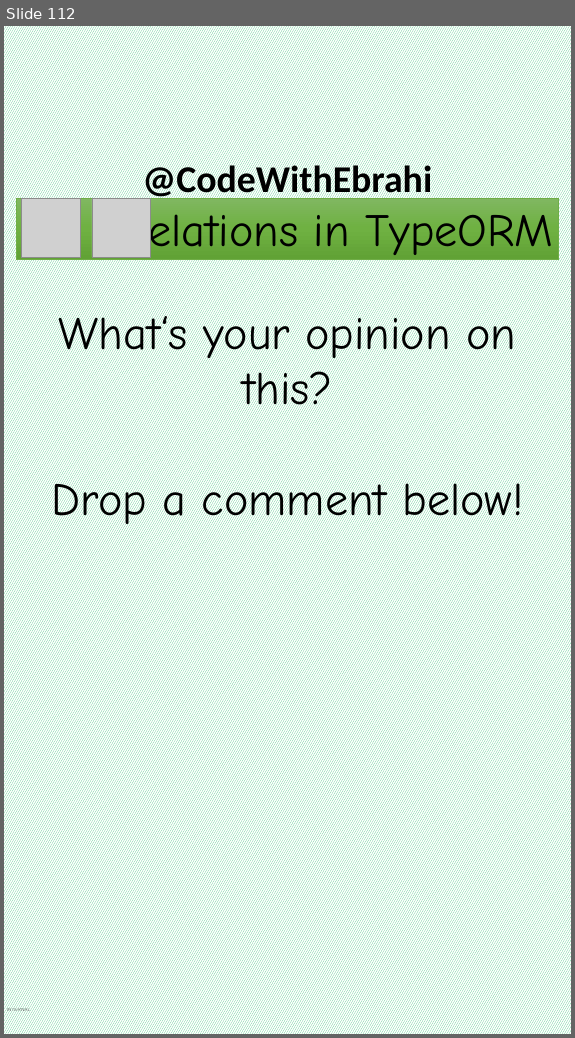
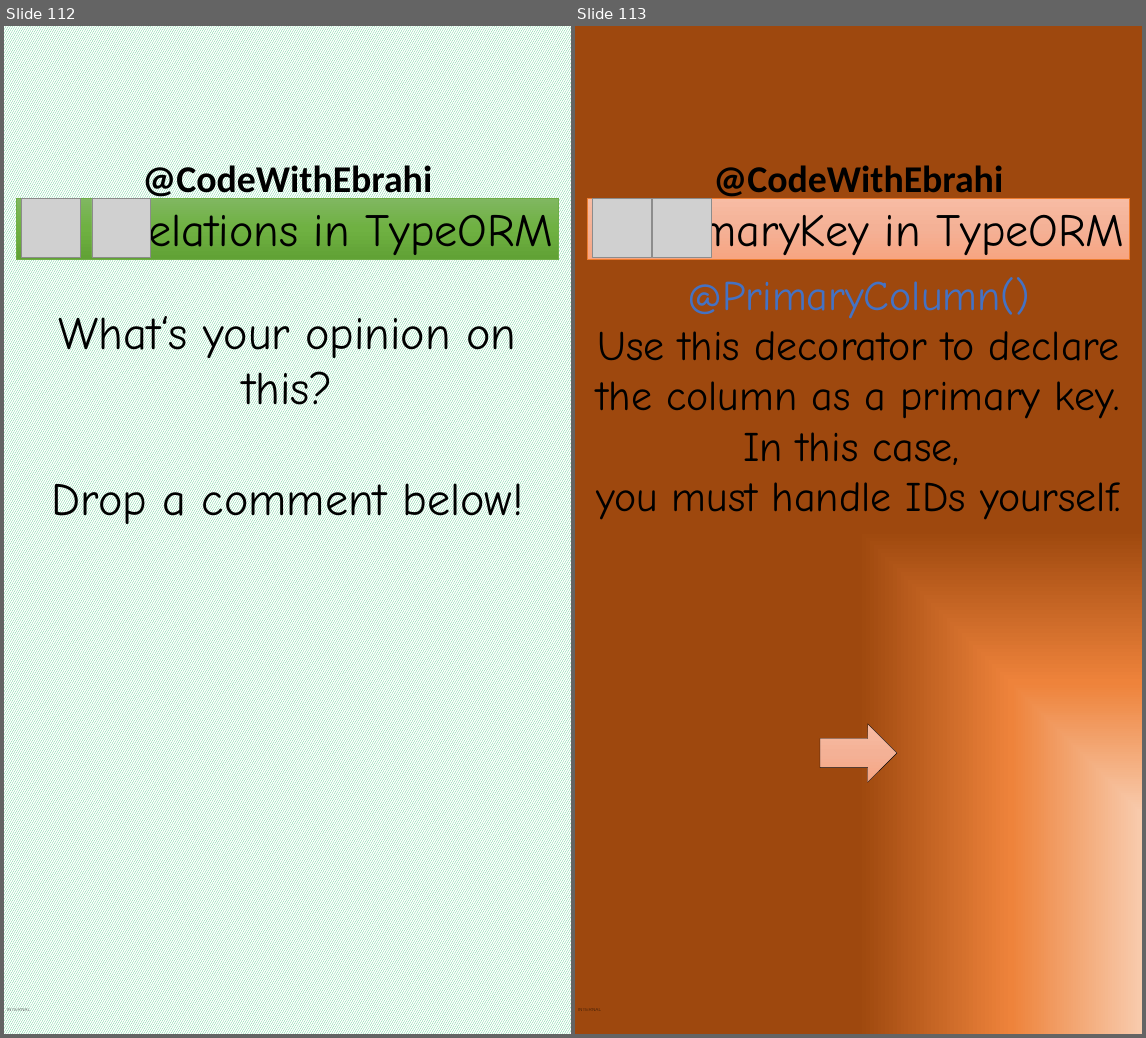
Before and after one commit to ebrahimsalehi1/python_codes, a slide deck: assets/images.pptx. Shown side by side, each under a label of ours: slide 112 before the commit, slides 112 and 113 after it. The pictures are 575x1038 and 1146x1038 pixels, drawn with LibreOffice and Linux fonts; fonts in the diff are those of the drawing; grey boxes stand for pictures; background and template pictures are left out. Boxes give left, top, right and bottom in pixels: in the first picture for what was removed or moved away, otherwise in the second. Text is boxed around its words. In the diff, an @@ line names an element or a change of style, - is before the commit and + after.

```diff
--- a/assets/images.pptx
+++ b/assets/images.pptx
@@ slide 113 added at (575,26,1142,1034), background gradient #F8CBAD to #EE843B to #9E480E; not listed: 2 template elements that a slide beside it also shows @@
@@ rectangle added at (587,198,1129,259), fill gradient #F7BDA5 to #F5B196 to #F8A582, outline #ED7D31 0.5 pt, 66 pt, text #000000 @@
+PrimaryKey in TypeORM
@@ picture added at (593,199,651,257) @@
@@ picture added at (653,199,711,257) @@
@@ text added at (596,277,1121,520), 60 pt, text #000000 @@
+@PrimaryColumn()
+Use this decorator to declare the column as a primary key. In this case,
+you must handle IDs yourself.
@@ right arrow added at (820,724,897,783), fill gradient #F7BDA5 to #F5B196 to #F8A582, outline #000000 0.5 pt @@
```
Also in this commit, not shown: 7 other slides added, 31 other files.
